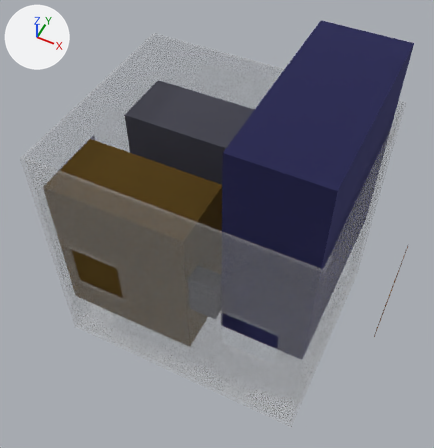
An edit to the glTF model assemblies/grid-container/dc-ext-feeder/assembly-exploded.glb, drawn before and after from the same camera.
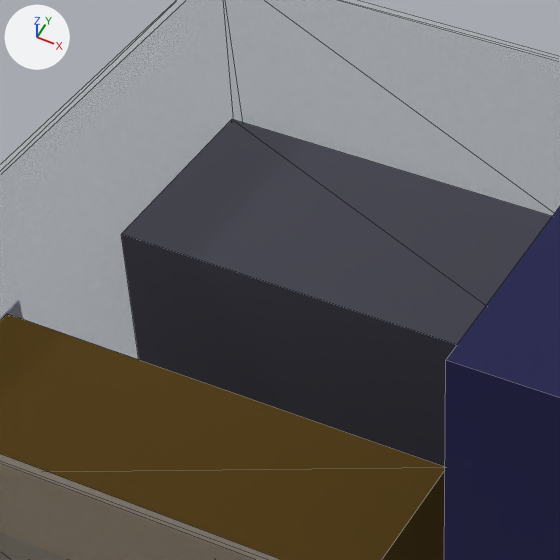
Old and new are each drawn whole from a 50 mm camera at (2012.0, -4142.0, 6657.0) aimed at (19.0, -156.0, 1674.0) and again close up on the part from 20% to 59% of the width and 10% to 48% of the height. Every picture has the same lights, and +X, +Y and +Z are marked at upper left. The first two pictures are the older version. The close-ups show mesh edges as thin lines. Where no turn or scale is listed for an object, it has been applied to the vertices. Vertices at exactly the same position are counted once.

The scene before the commit, as lines of its bpy script (objects in view):
```python
me_container_shell = bpy.data.meshes.new('container_shell')
me_container_shell.from_pydata(...)  # 56 vertices, 124 faces; spans x -1496.0..1496.0, y -1219.0..1219.0, z -1448.0..1448.0
me_container_shell.materials.append(mat_mat_0)  # light grey #d9d9d9
me_grd_lvs_001 = bpy.data.meshes.new('GRD-LVS-001')
me_grd_lvs_001.from_pydata(...)  # a box spanning x -915.0..915.0, y -381.0..381.0, z -1162.0..1162.0
me_grd_lvs_001.materials.append(mat_mat_3)  # grey #73737f
# before: 0 (915.0, -381.0, -1162.0), 1 (915.0, -381.0, 1162.0), 2 (-915.0, -381.0, -1162.0), 3 (-915.0, -381.0, 1162.0) at pixel (121, 234), 4 (915.0, 381.0, -1162.0)
# before: 5 (915.0, 381.0, 1162.0), 6 (-915.0, 381.0, -1162.0), 7 (-915.0, 381.0, 1162.0) at pixel (231, 119)
me_grd_xfm_001 = bpy.data.meshes.new('GRD-XFM-001')
me_grd_xfm_001.from_pydata(...)  # a box spanning x -790.0..790.0, y -410.0..410.0, z -930.0..930.0
me_grd_xfm_001.materials.append(mat_mat_1)  # brown #7f6633
ob_container_shell = bpy.data.objects.new('container_shell', me_container_shell)
ob_container_shell.location = (0.0, 0.0, 1448.0)
ob_grd_lvs_001 = bpy.data.objects.new('GRD-LVS-001', me_grd_lvs_001)
ob_grd_lvs_001.location = (-510.0, 737.0, 1162.0)
ob_grd_xfm_001 = bpy.data.objects.new('GRD-XFM-001', me_grd_xfm_001)
ob_grd_xfm_001.location = (-634.0, -707.0, 1530.0)
# also in view: 'GRD-SWG-001' at (967.0, 38.0, 2407.0)
```
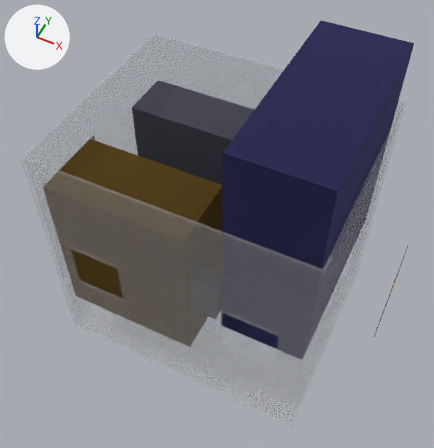
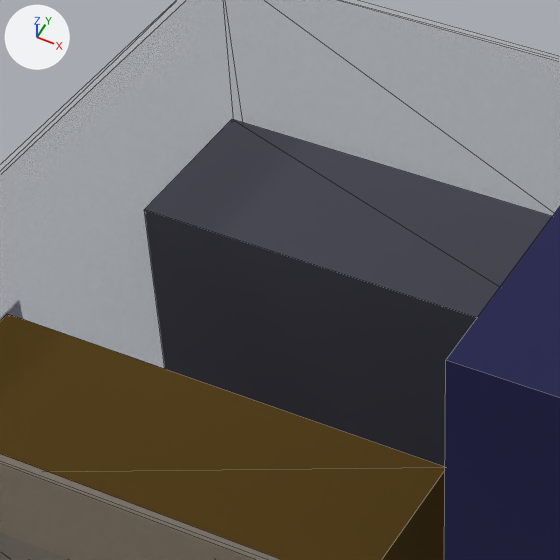
Where the newer file only moved an object's origin or applied its transform, the numbers keep the older frame.

What differs and where, as boxes [x1, y1, x2, y2] in the close-ups (560 x 560 px; the box of a moved part takes in the faces that stretch with it):
part 1 of me_grd_lvs_001, moved or reshaped: before [121, 127, 501, 369]; after [144, 127, 501, 369]

Patch to the scene script:
```diff
--- a/assemblies/grid-container/dc-ext-feeder/assembly-exploded.glb.py
+++ b/assemblies/grid-container/dc-ext-feeder/assembly-exploded.glb.py
@@ me_grd_lvs_001 @@
 # used by ob_grd_lvs_001; location = (-510.0, 737.0, 1162.0)
 # verts and faces of me_grd_lvs_001; kept vertices keep their numbers, new ones are numbered from 8
-me_grd_lvs_001.from_pydata(...)  # 8 vertices, 12 faces; spans x -915.0..915.0, y -381.0..381.0, z -1162.0..1162.0
+me_grd_lvs_001.from_pydata(...)  # 8 vertices, 12 faces; spans x -915.0..915.0, y -229.0..381.0, z -1162.0..1162.0
+# me_grd_lvs_001 part 1
+delete_faces([(0, 4, 5), (0, 5, 1), (2, 7, 6), (2, 3, 7)])
+for i in [*range(0, 4)]: verts[i] += (0.0, 152.0, 0.0)
+faces += [(0, 4, 1), (1, 4, 5), (2, 3, 6), (3, 7, 6)]
 me_grd_lvs_001.materials.append(mat_mat_3)
```
